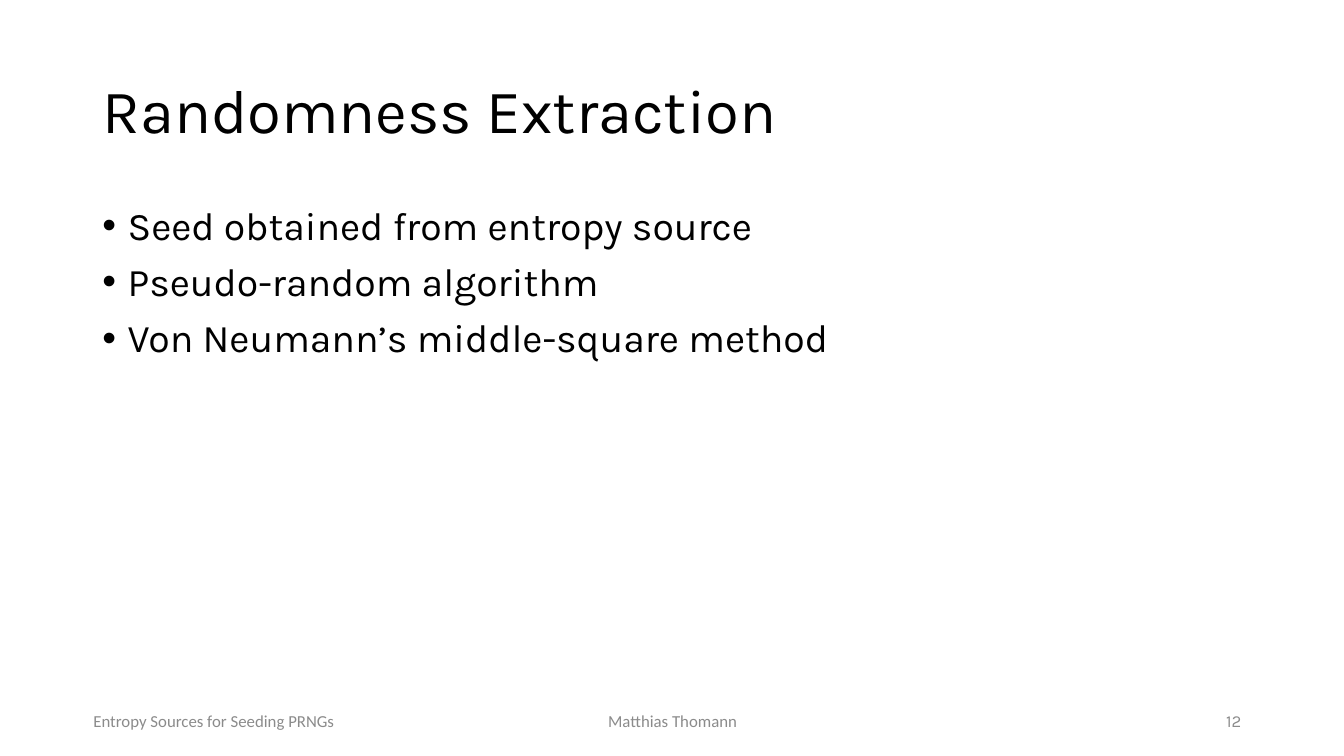
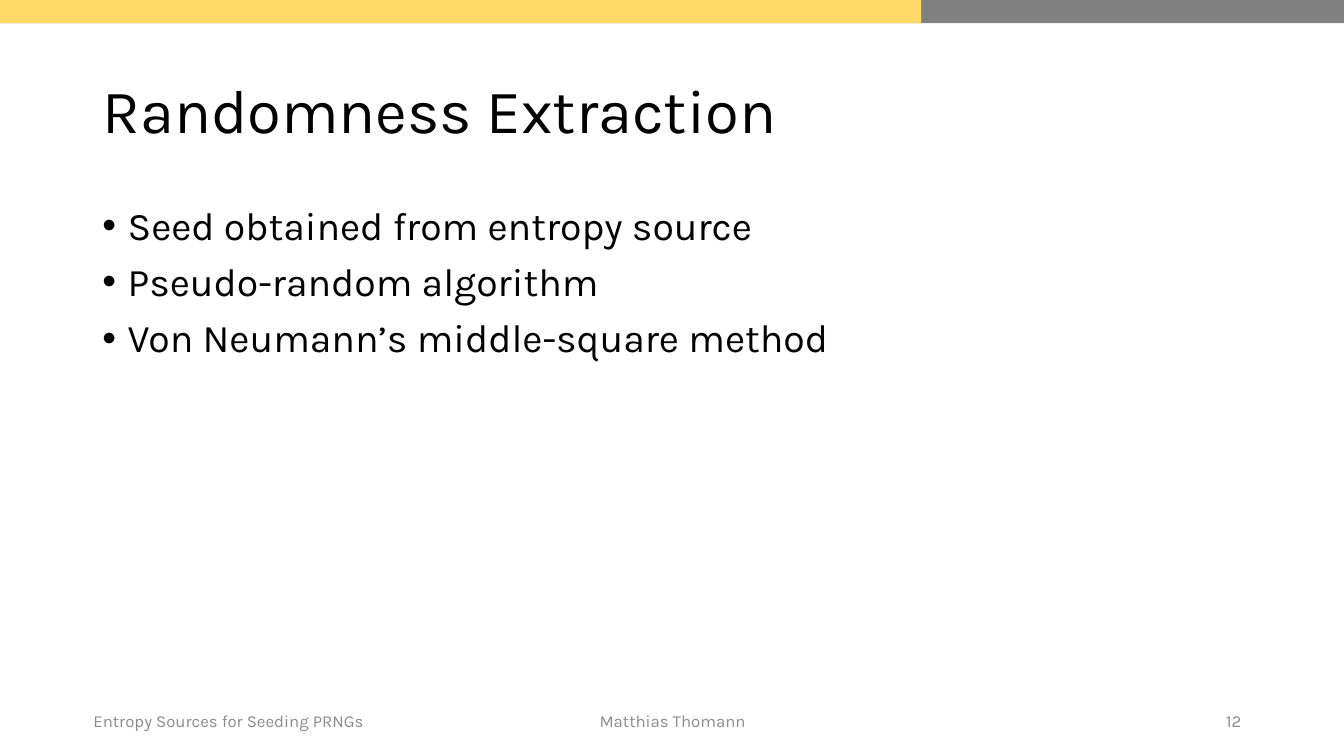
Before and after one commit to mth0348/info-seminar, a slide deck: slide 12 of presentation/presentation.pptx. Drawn at 1344x756 pixels with LibreOffice and Linux fonts; fonts in the diff are those of the drawing. Boxes give left, top, right and bottom in pixels: in the first picture for what was removed or moved away, otherwise in the second. Text is boxed around its words. In the diff, an @@ line names an element or a change of style, - is before the commit and + after.

```diff
--- a/presentation/presentation.pptx
+++ b/presentation/presentation.pptx
@@ rectangle added at (x1=0, y1=0, x2=1344, y2=23), fill #808080 @@
@@ rectangle added at (x1=0, y1=0, x2=922, y2=23), fill #FFD966 @@
@@ text "Entropy Sources for Seeding PRNGs" at (x1=93, y1=715, x2=364, y2=731): font Calibri to Karla @@
@@ text "Matthias Thomann" at (x1=600, y1=715, x2=746, y2=727): font Calibri to Karla @@
```
Also in this commit, not shown: 14 other slides changed.
